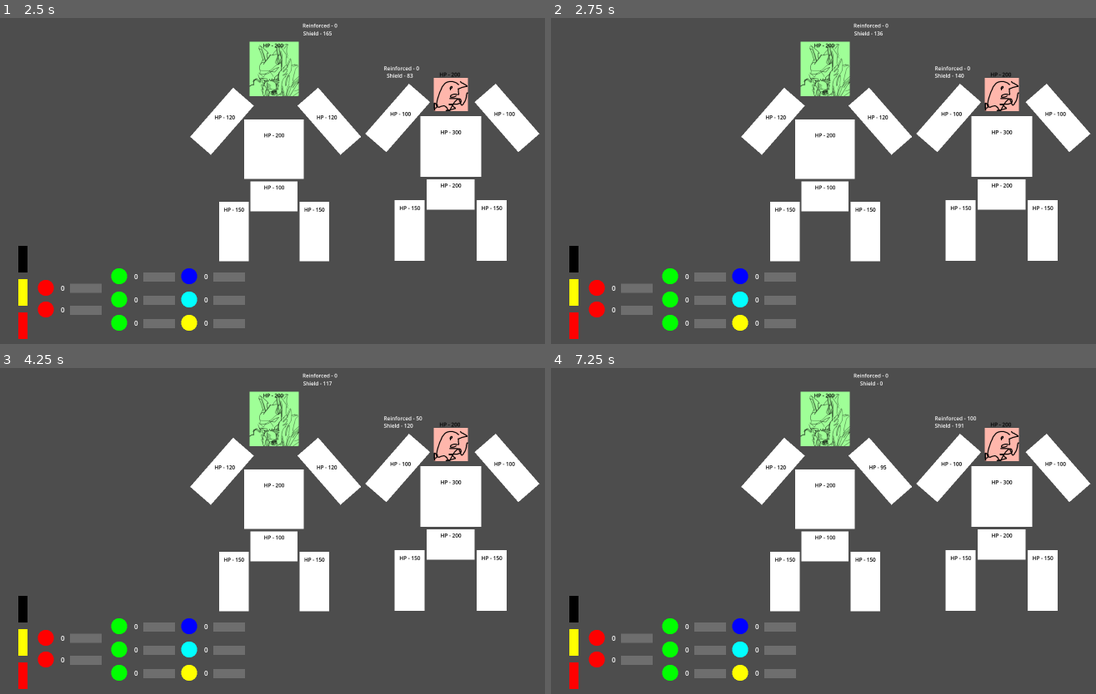
Above: before the commit, frames 1-4 (two rows, left to right).
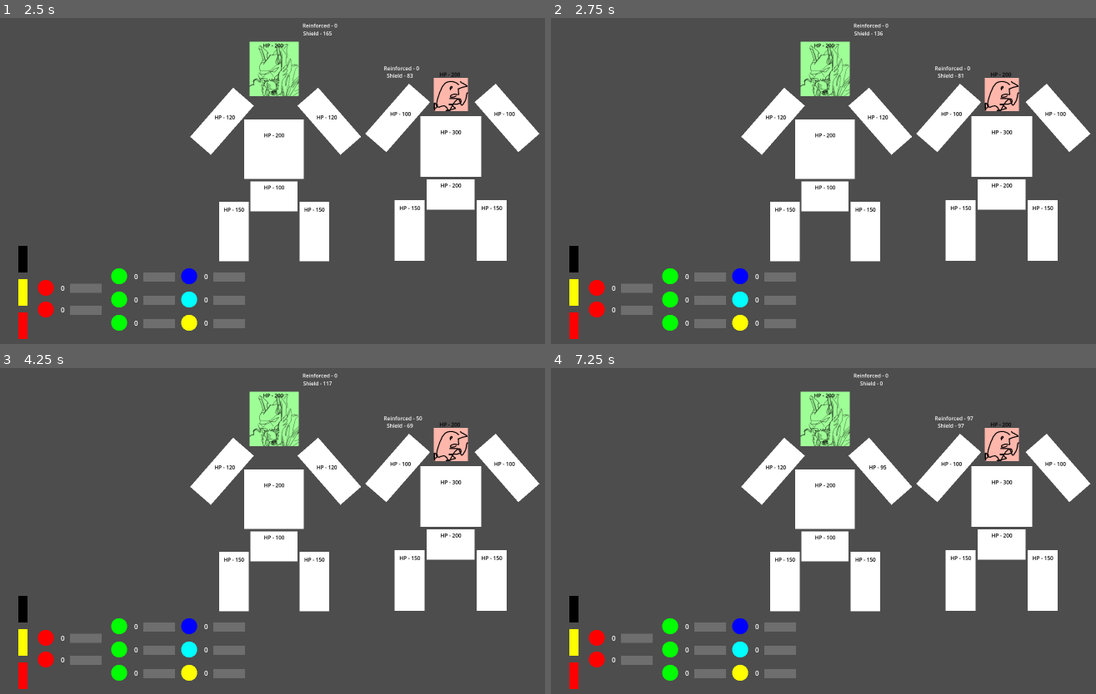
Above: after the commit, the same moments.

Repository: Wrygondryn/Megazord_BIGMODE2025
Game: Godot game, scene res://scenes/main_menu.tscn
The game is run twice, just before and just after one commit, with the same random seed, the same clock (stepped at 60 frames per second) and the same inputs.
Inputs (mouse positions are in pixels of both pictures, inside the frame that each line leads up to):
- Up to frame 1 (2.5 s): click "Play" at 0.5 s; tap Enter at 1.25 s; move the mouse to (479, 141) at 1.27 s; click (479, 141) at 1.35 s; tap Space at 2 s; move the mouse to (201, 181) at 2.02 s; click (201, 181) at 2.1 s
- Up to frame 2 (2.75 s): no input
- Up to frame 3 (4.25 s): move the mouse to (397, 429) at 2.77 s; click (397, 429) at 2.85 s; tap Enter at 3.5 s; move the mouse to (299, 586) at 3.52 s; click (299, 586) at 3.6 s
- Up to frame 4 (7.25 s): move the mouse to (1085, 566) at 4.27 s; click (1085, 566) at 4.35 s; move the mouse to (681, 456) at 5.02 s; click (681, 456) at 5.1 s; tap Space at 5.75 s; move the mouse to (916, 511) at 5.77 s; click (916, 511) at 5.85 s; tap Enter at 6.5 s; move the mouse to (785, 416) at 6.52 s; click (785, 416) at 6.6 s

Frame 1 is identical in both runs. In frame 2, less than 0.1% of the frame differs, in the area x 70-76%, y 17-19%; in frame 3, less than 0.1%; in frame 4, less than 0.1%, in the area x 70-78%, y 14-19%.

Commit message:
Restrain Now Restrains Attacker
Restrain now works as intentionally designed where the attacking body part is also inactive during the move.

Diff:
--- a/resources/kaiju_shield_gain_module.tres
+++ b/resources/kaiju_shield_gain_module.tres
@@ -6,9 +6,10 @@
 script = ExtResource("1_j5ok6")
 action_kind = 2
 amount = 60.0
+multiplier = 0.0
 pierces = false
 condition_kind = 1
-condition_time_secs = 0.0
+lasting_time_secs = 0.0
 giga_target = 1
 target_body_part = 0
-charge_capacity = 50.0
+charge_capacity = 100.0
--- a/scripts/battle.gd
+++ b/scripts/battle.gd
@@ -1,14 +1,24 @@
 extends Node2D
+
+
+class ActionInfo:
+	var source_body_part: Node2D
+	var action: Action
+
+	func _init(body_part: Node2D, action: Action):
+		self.action = action
+		source_body_part = body_part
+
 
 @onready var mechazord: Node2D = $Mechazord
 @onready var kaiju: Node2D = $Kaiju
 
 var game_over := false
-var action_queue: Array[Action]
+var action_queue: Array[ActionInfo]
 
 
-func queue_action(action: Action):
-	action_queue.append(action)
+func queue_action(body_part: Node2D, action: Action):
+	action_queue.append(ActionInfo.new(body_part, action))
 
 
 # Called when the node enters the scene tree for the first time.
@@ -22,13 +32,13 @@
 	#TODO: Wait until animation of currently executed action is complete until processing the next
 	#NOTE: Mechazord and Kaiju actions can happen simultaneously, so make sure to check for that when
 	#animations get integrated
-	for action in action_queue:
-		match action.kind:
+	for action_info in action_queue:
+		match action_info.action.kind:
 			Helpers.ActionKind.ATTACK:
 				var attacker: Node2D
 				var target: Node2D
 				var victory_function: Callable
-				match action.target:
+				match action_info.action.target:
 					Helpers.GigaTarget.MECHAZORD:
 						#print("Attack from kaiju")
 						attacker = kaiju
@@ -45,11 +55,30 @@
 				var target_body_part_index = attacker.next_body_part_index_to_attack(target)
 				# print(name + " dealt " + str(damage) + " damage to " + str(target.name))
 				var old_shield: float = target.shield
-				target.damage_body_part(target_body_part_index, action.amount, action.pierces)
-				var is_valid_condition := action.condition_kind != Helpers.Condition.NONE && action.lasting_time_secs > 0.0
+				target.damage_body_part(target_body_part_index, action_info.action.amount, action_info.action.pierces)
+				var is_valid_condition := \
+					action_info.action.condition_kind != Helpers.Condition.NONE && \
+					action_info.action.lasting_time_secs > 0.0
 				#TODO: Remove shield clause once more conditions are added that can occur with shield on
-				if is_valid_condition && (action.amount > old_shield || action.pierces):
-					target.apply_condition(action.condition_kind, target_body_part_index, action.lasting_time_secs)
+				if is_valid_condition && (action_info.action.amount > old_shield || action_info.action.pierces):
+					target.apply_condition(
+						action_info.action.condition_kind,
+						target_body_part_index,
+						action_info.action.lasting_time_secs
+					)
+					if action_info.action.condition_kind == Helpers.Condition.RESTRAINED:
+						var attacker_body_parts = attacker.get_node("BodyParts")
+						var attacking_body_part_index: int = 0
+						for i in range(1, attacker_body_parts.get_child_count()):
+							if attacker_body_parts.get_child(i).name == action_info.source_body_part.name:
+								attacking_body_part_index = i
+								break
+
+						attacker.apply_condition(
+							action_info.action.condition_kind,
+							attacking_body_part_index,
+							action_info.action.lasting_time_secs
+						)
 
 				var num_vitals_left_on_target := len(target.body_parts.get_children().filter(
 					func(body_part) -> bool: return Helpers.body_part_is_vital(body_part.kind) && body_part.hp > 0
@@ -59,29 +88,29 @@
 
 			Helpers.ActionKind.REPAIR:
 				#TODO: Allow for Kaiju healing if need be
-				assert(action.target == Helpers.GigaTarget.MECHAZORD)
-				mechazord.repair_body_part(action.amount, action.body_part)
+				assert(action_info.action.target == Helpers.GigaTarget.MECHAZORD)
+				mechazord.repair_body_part(action_info.action.amount, action_info.action.body_part)
 
 			Helpers.ActionKind.SHIELD_GAIN:
-				match action.target:
+				match action_info.action.target:
 					Helpers.GigaTarget.MECHAZORD:
-						mechazord.gain_shield(action.amount)
+						mechazord.gain_shield(action_info.action.amount)
 					Helpers.GigaTarget.KAIJU:
-						kaiju.gain_shield(action.amount)
+						kaiju.gain_shield(action_info.action.amount)
 
 			Helpers.ActionKind.REINFORCE_SHIELD:
-				match action.target:
+				match action_info.action.target:
 					Helpers.GigaTarget.MECHAZORD:
-						mechazord.reinforce_shield(action.amount)
+						mechazord.reinforce_shield(action_info.action.amount)
 					Helpers.GigaTarget.KAIJU:
-						kaiju.reinforce_shield(action.amount)
+						kaiju.reinforce_shield(action_info.action.amount)
 
 			Helpers.ActionKind.BOOST_REPAIR:
-				match action.target:
+				match action_info.action.target:
 					Helpers.GigaTarget.MECHAZORD:
-						mechazord.boost_repair(action.multiplier, action.lasting_time_secs)
+						mechazord.boost_repair(action_info.action.multiplier, action_info.action.lasting_time_secs)
 					Helpers.GigaTarget.KAIJU:
-						kaiju.boost_repair(action.multiplier, action.lasting_time_secs)
+						kaiju.boost_repair(action_info.action.multiplier, action_info.action.lasting_time_secs)
 
 	#TODO: Remove once animations are a thing
 	action_queue.clear()
--- a/scripts/body_part.gd
+++ b/scripts/body_part.gd
@@ -35,7 +35,7 @@
 func _on_module_fully_charged(data: ModuleData) -> void:
 	match condition:
 		Helpers.Condition.NONE:
-			action_ready.emit(Action.from_module_data(data))
+			action_ready.emit(self, Action.from_module_data(data))
 
 		Helpers.Condition.RESTRAINED:
 			return
--- a/scripts/kaiju.gd
+++ b/scripts/kaiju.gd
@@ -138,5 +138,5 @@
 	shield_display_temp.text = "Shield - %.0f" % shield
 	reinforced_shield_display_temp.text = "Reinforced - %.0f" % reinforced_shield
 
-func _on_body_part_action_ready(action: Action):
-	battle.queue_action(action)
+func _on_body_part_action_ready(body_part: Node2D, action: Action):
+	battle.queue_action(body_part, action)
--- a/scripts/mechazord.gd
+++ b/scripts/mechazord.gd
@@ -106,5 +106,5 @@
 	shield_display_temp.text = "Shield - %.0f" % shield
 	reinforced_shield_display_temp.text = "Reinforced - %.0f" % reinforced_shield
 
-func _on_body_part_action_ready(action: Action):
-	battle.queue_action(action)
+func _on_body_part_action_ready(body_part: Node2D, action: Action):
+	battle.queue_action(body_part, action)
